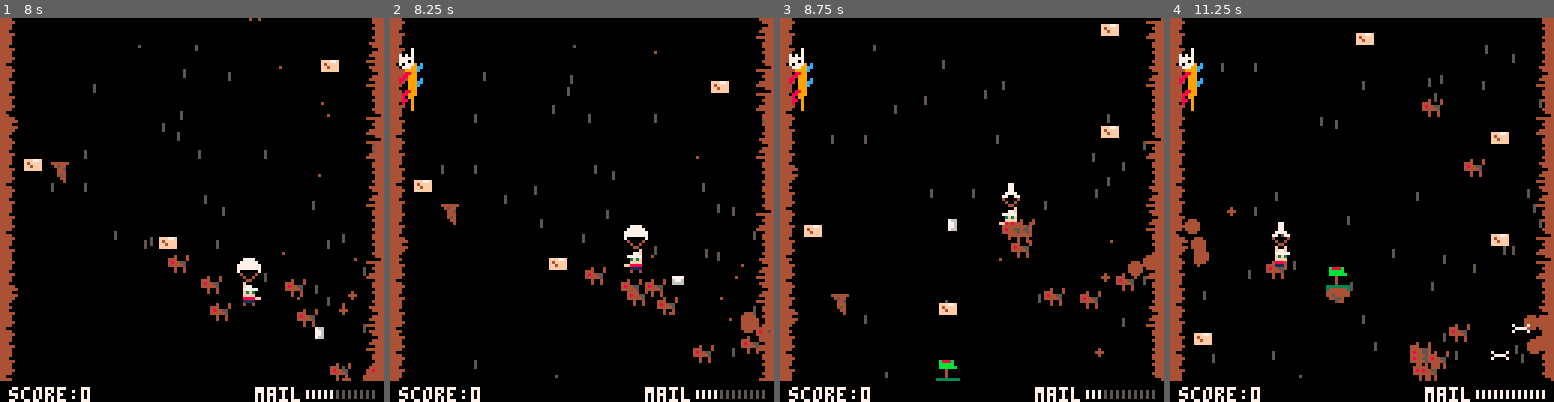
Above: before the commit, frames 1-4 (left to right).
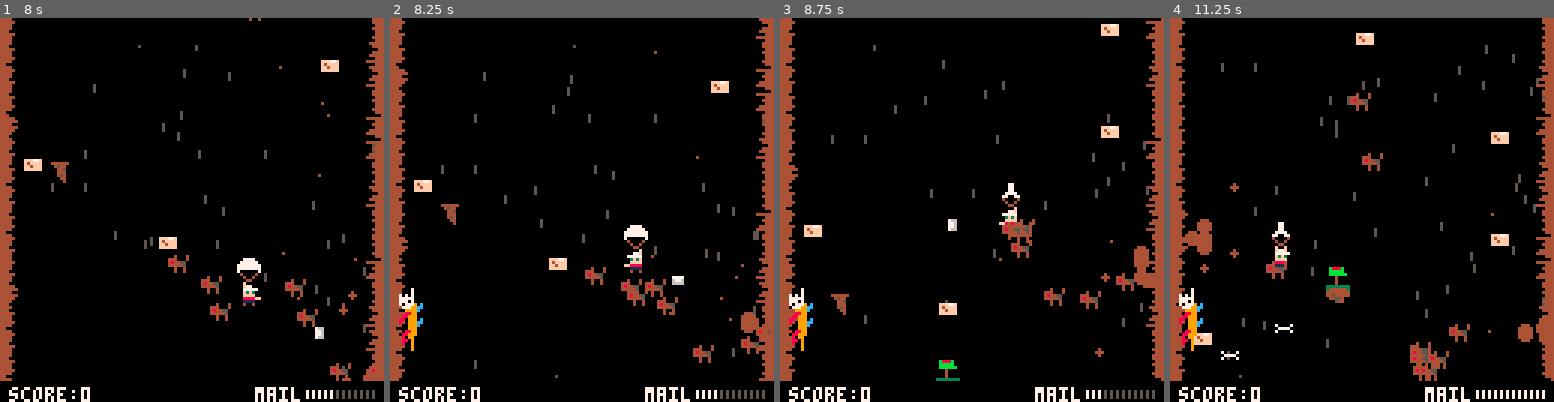
Above: after the commit, the same moments.

Repository: sugarvoid/down-mail
Game: PICO-8 cartridge down_mail.p8
The game is run twice, just before and just after one commit, with the same random seed, the same clock (stepped at 60 frames per second) and the same inputs.
Inputs:
- Up to frame 1 (8 s): tap X (X key) at 0.33, 1.07, 1.85, 2.97, 4.08, 5.2, 6.32, 7.43 s; tap O (Z key) at 0.7, 1.7, 2.1, 2.5, 2.9, 3.3, 3.7, 4.1, 4.5, 4.9, 5.3, 5.7, 6.1, 6.5, 6.9, 7.3, 7.7 s; hold Right 1.6-2.1 s; hold Up 2.15-2.42 s; hold Right 2.47-3.03 s; hold Left 3.08-3.58 s; hold Down 3.63-3.97 s; hold Right 4.02-4.68 s; hold Up 4.73-5.03 s; hold Left 5.08-5.68 s; hold Down 5.73-6.03 s; hold Right 6.08-6.58 s; hold Right 6.63-7.13 s; hold Up 7.18-7.45 s; hold Right from 7.5 s (still down)
- Up to frame 2 (8.25 s): release Right at 8.07 s; tap O (Z key) at 8.1 s; hold Left from 8.12 s (still down)
- Up to frame 3 (8.75 s): tap O (Z key) at 8.5 s; tap X (X key) at 8.55 s; release Left at 8.62 s; hold Down from 8.67 s (still down)
- Up to frame 4 (11.25 s): tap O (Z key) every 0.4 s from 8.9 to 10.9 s; release Down at 9 s; hold Right 9.05-9.72 s; tap X (X key) at 9.67, 10.78 s; hold Up 9.77-10.07 s; hold Left 10.12-10.72 s; hold Down 10.77-11.07 s; hold Right from 11.12 s (still down)

Frame 1 is identical in both runs. In frame 2, 1.0% of the frame differs, in the area x 2-97%, y 7-87%; in frame 3, 1.4%; in frame 4, 3.7%, in the area x 1-98%, y 7-94%.

Commit message:
Make demon move. Add bonus timer

Diff:
--- a/src/demon.lua
+++ b/src/demon.lua
@@ -9,6 +9,8 @@
 local thing_on_left = false
 local thing_on_right = false
 
+local throw_times = {30*5,30*3,30*2}
+
 function demon:new(side)
     local _demon = setmetatable({}, demon)
     _demon.animations = {
@@ -18,11 +20,12 @@
         grow_head = {f={}, loop=true, done=false},
     }
     _demon.img=14
+    _demon.agro=1
     _demon.next_y = 50
-    _demon.tmr_move = -1
-    _demon.tmr_throw = 100
+    _demon.tmr_move = randsec_rang(6, 7)
+    _demon.tmr_throw = throw_times[_demon.agro]
     _demon.timer = 150
-    _demon.time_on_screen = nil -- TODO: longer on screen, throw more often
+    _demon.time_on_screen = 0
     _demon.in_play = false
     _demon.w = 8
     _demon.h = 24
@@ -62,10 +65,18 @@
     end
 
     if self.in_play then
+        self.time_on_screen+=1
         self.tmr_move -= 1 -- math.clamp(0, self.tmr_move - 1, 90)
         self.tmr_throw -= 1 --math.clamp(0, self.tmr_throw - 1, 90)
-        if self.tmr_move == 0 then
+
+        if self.tmr_move <= 0 then
             self:move( randi_rang(y_range[1], y_range[2]))
+        end
+
+        if self.time_on_screen == 30*5 then
+            self.time_on_screen = 0
+            self.agro = mid(1, self.agro + 1, #throw_times)
+            self.tmr_throw=throw_times[self.agro]
         end
 
         if self.tmr_throw == 0 then
@@ -88,9 +99,10 @@
 
 function demon:move(new_y)
     self.curr_animation = self.animations["climb"]
+    self.y = new_y
     if self.y == new_y then
         self.curr_animation = self.animations["idle"]
-        self.tmr_move = randsec_rang(1, 4)
+        self.tmr_move = randsec_rang(4, 8)
     end
 end
 
@@ -113,7 +125,7 @@
 
 function demon:throw_skull()
     self.curr_animation = self.animations["throw"]
-    self.tmr_throw = 60
+    self.tmr_throw = throw_times[self.agro]
     --sfx_skull:play()
     spawn_skull(self.skull_x, self.y, p1, self.facing_r)
 end
--- a/src/letter.lua
+++ b/src/letter.lua
@@ -17,7 +17,7 @@
 
         for mb in all(mailboxes) do
             if is_colliding(self,mb) and not mb.damaged and mb.empty  then
-                if mb.customer then
+                --if mb.customer then
                     if self.x < mb.x then
                         if mb.facing_l then
                             mb:on_good_letter(self.score_mul)
@@ -32,10 +32,10 @@
                         end
                     end
 
-                else
-                    sfx(5)
+                --else
+                    --sfx(5)
                     --deliveries[2] += 1
-                end
+                --end
                 deliveries_left -= 1
                 del(letters,self)
             end
--- a/src/mailbox.lua
+++ b/src/mailbox.lua
@@ -8,7 +8,7 @@
     _m.x = 0
     _m.y = 0
     _m.col = nil
-    _m.customer = true
+    --_m.customer = true
     _m.facing_l = nil
     _m.b_col = 0
     _m.img = 21
@@ -60,11 +60,13 @@
 
 function is_customer(col)
     for v in all(customers) do
-        print_debug(v)
+        --print_debug(v)
         if col == v then
+            print_debug("yes")
             return true
         end
     end
+    print_debug("no")
     return false
 end
 
@@ -74,14 +76,16 @@
     --FIXME: Not working
     if is_customer(self.b_col) then
         deliveries[1] += 1
+        sfx(4)
     else
         deliveries[2] += 1
+        sfx(5)
     end
 
     explode(self.x, self.y, 2, 6, self.b_col)
     self.empty = false
     self.speed = 4
-    sfx(4)
+
     if deliveries_left == 0 then
         goto_bonus()
         --advance_day()
--- a/src/main.lua
+++ b/src/main.lua
@@ -189,6 +189,7 @@
     post_t -= 1
     if post_t <= 0 then
         change_state(gamestates.day_intro)
+        deliveries={0,0}
     end
 end
 
@@ -269,6 +270,9 @@
     draw_rings()
     draw_letters()
     draw_gui()
+   -- rect(10, 10, 118, 14, 5)
+    --rectfill(11, 11, 117, 13, 7)
+    print(flr(bouns_timer/30), 20, 20, 5)
 end
 
 function draw_postday()
@@ -351,7 +355,7 @@
     deliveries_left = 10 --TODO: Maybe increase as the week goes on
     day += 1
     g_state = gamestates.post_day
-    deliveries={0,0}
+
 end
 
 function change_state(new_state)
--- a/src/ring.lua
+++ b/src/ring.lua
@@ -10,6 +10,7 @@
     _r.img = 141
     _r.life= randsec_rang(3, 5)
     _r.size = 0
+    _r.w=8
     _r.value = 10
     _r.color = 11
     _r.speed = rnd({ 1, 2})
@@ -30,7 +31,7 @@
     -- end
 
     for l in all(letters) do
-        if is_colliding(self, l) then
+        if is_colliding_pro(self, l) then
             score += self.value
             explode(l.x, l.y, 2, 6, self.col)
             sfx(4)
@@ -44,11 +45,14 @@
     pal(7, self.color)
     if self.size == 1 then
         spr(self.img, self.x, self.y)
+        self.h = 8
     else
         spr(140, self.x, self.y, 1, 1, false, false)
         spr(140, self.x, self.y+8, 1, 1, false, true)
+        self.h = 16
     end
     pal()
+    draw_hitbox(self)
 end
 
 function spawn_ring(size)
@@ -67,6 +71,7 @@
 function draw_rings()
     for r in all(rings) do
         r:draw()
+
     end
 end
 
Not shown, changed: 21 lines of the sprite sheet (__gfx__) section of down_mail.p8
